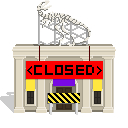
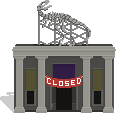
Two versions of the same layered image (128 x 128). Layer-by-layer changes:
hid "Layer 12" over [25, 46, 103, 80]
added layer "Layer 14" above "Layer 13" over [45, 75, 83, 88]
renamed "Layer 11" to "Layer 13", opacity 100% → 40%, painted on it over [14, 44, 114, 115]
painted on "Shadow" over [12, 0, 116, 113]
